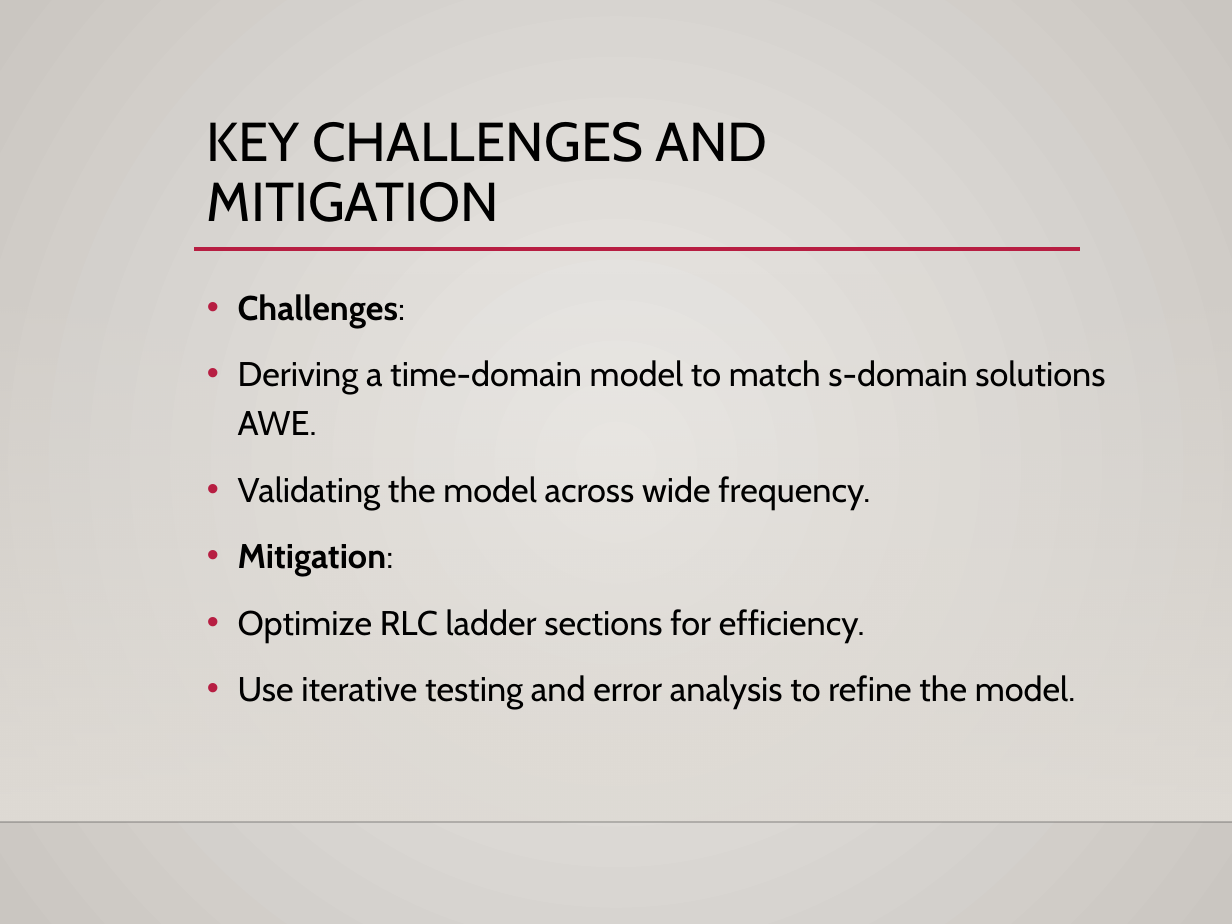
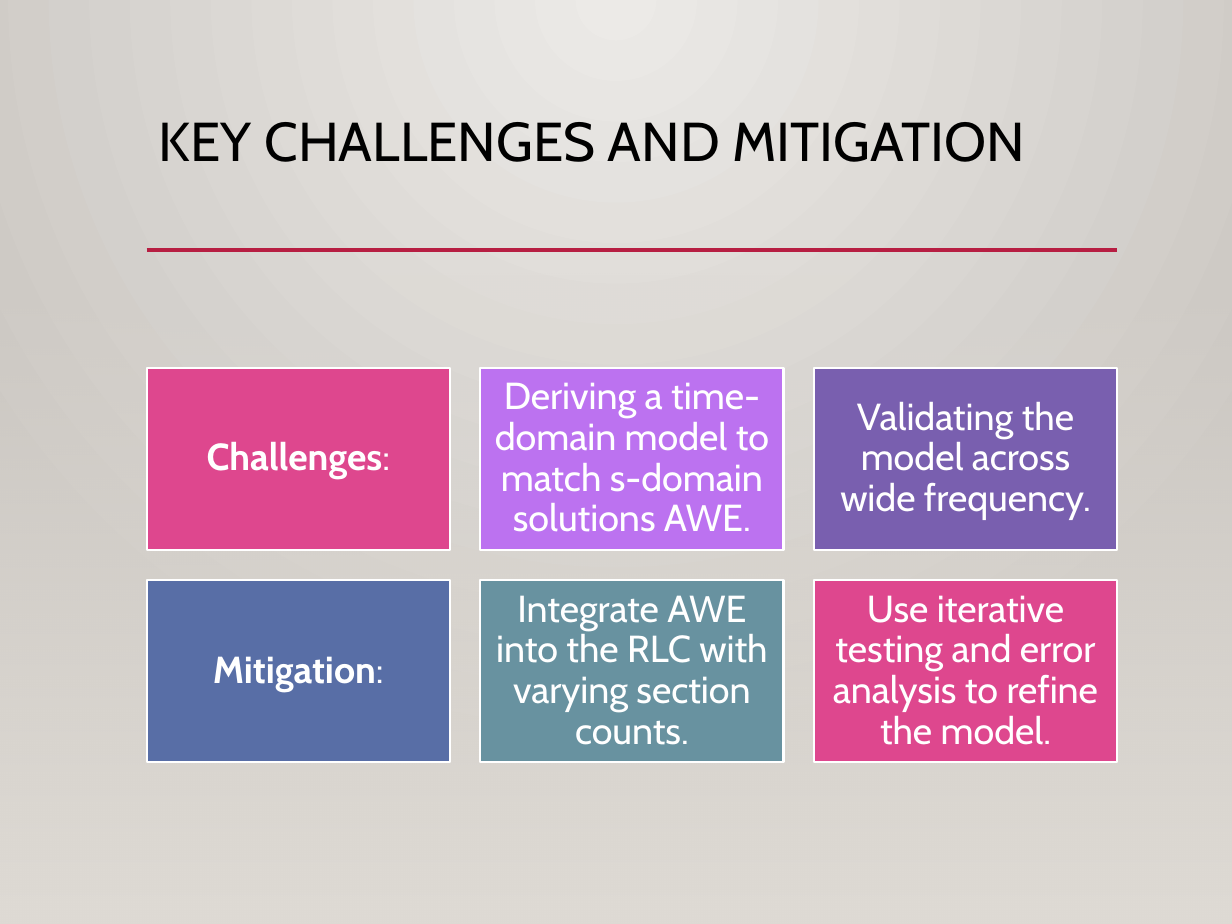
Before and after one commit to mohadmsm/4thyear, a slide deck: slide 5 of 4th/Final_project/status report/MohammedAlshuaili_20106181_Presentation.pptx (slide 6 before the commit). Drawn at 1232x924 pixels with LibreOffice and Linux fonts; fonts in the diff are those of the drawing; background and template pictures are left out. Boxes give left, top, right and bottom in pixels: in the first picture for what was removed or moved away, otherwise in the second. Text is boxed around its words. In the diff, an @@ line names an element or a change of style, - is before the commit and + after.

```diff
--- a/4th/Final_project/status report/MohammedAlshuaili_20106181_Presentation.pptx
+++ b/4th/Final_project/status report/MohammedAlshuaili_20106181_Presentation.pptx
@@ rectangle added at (0,0,1232,924), fill gradient #ECEAE7 to #CAC7C1 @@
@@ title "KEY CHALLENGES AND MITIGATION" rewrapped from (207,122,768,222) to (159,122,1025,162) @@
@@ line added from (147, 250) to (1117, 250), #B71E42 2.5 pt @@
@@ rectangle added at (0,272,1232,924), fill gradient #DFDBD5 @@
@@ text removed at (238,294,1105,709) @@
-• Challenges:
-• Deriving a time-domain model to match s-domain solutions AWE.
-• Validating the model across wide frequency.
-• Mitigation:
-• Optimize RLC ladder sections for efficiency.
-• Use iterative testing and error analysis to refine the model.
@@ group added at (147,368,1117,763): 6 rectangles, 6 texts @@
+Challenges:
+Deriving a time-domain model to match s-domain solutions AWE.
+Validating the model across wide frequency.
+Mitigation:
+Integrate AWE into the RLC with varying section counts.
+Use iterative testing and error analysis to refine the model.
```
Also in this commit, not shown: 4 other slides changed, 2 other files.
